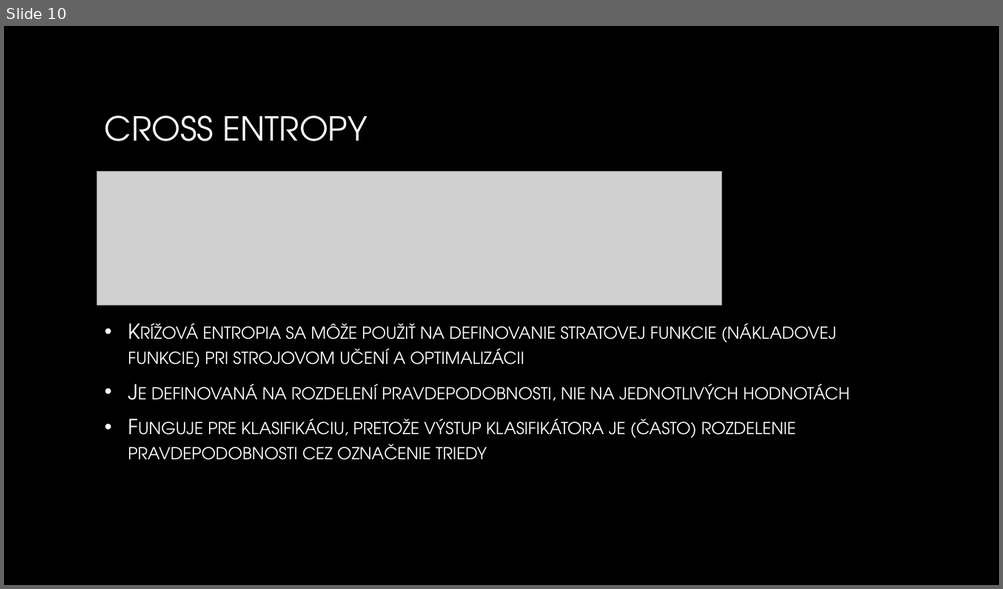
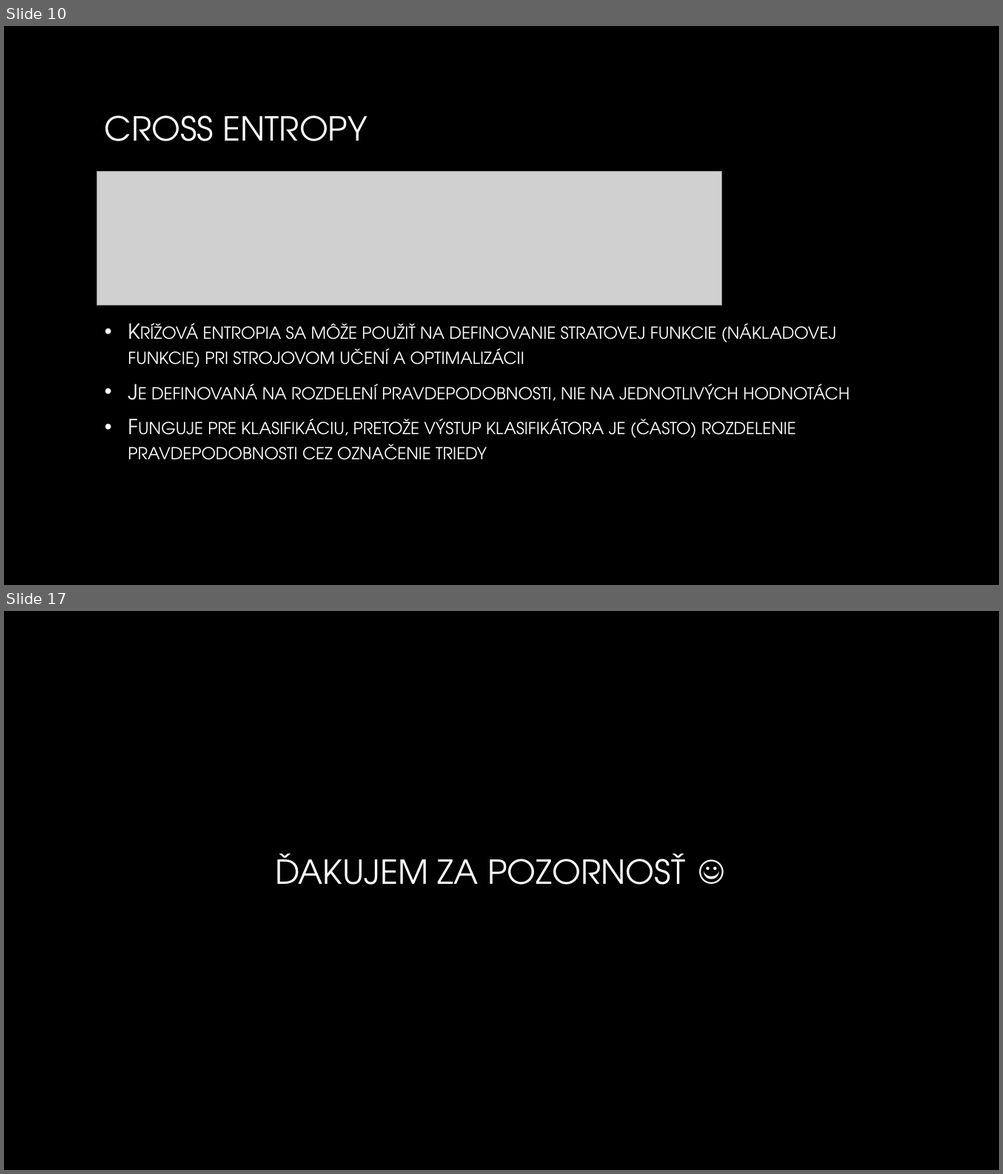
Before and after one commit to MatusVas/Vas_NS2019, a slide deck: Zoo Animal Classification.pptx. Shown one above the other, each under a label of ours: slide 10 before the commit, slides 10 and 17 after it; the slides between them are not shown. The pictures are 1003x589 and 1003x1174 pixels, drawn with LibreOffice and Linux fonts; fonts in the diff are those of the drawing; grey boxes stand for pictures; background and template pictures are left out. Boxes give left, top, right and bottom in pixels: in the first picture for what was removed or moved away, otherwise in the second. Text is boxed around its words. In the diff, an @@ line names an element or a change of style, - is before the commit and + after.

```diff
--- a/Zoo Animal Classification.pptx
+++ b/Zoo Animal Classification.pptx
@@ slide 17 added at bbox=[4, 611, 999, 1170], background picture (left out) @@
@@ title added at bbox=[275, 854, 685, 885], 32 pt, text gradient #FFFFFF to #A6A6A6 @@
+ĎAKUJEM ZA POZORNOSŤ ☺
```
Also in this commit, not shown: 3 slides changed, 4 other slides added, 1 slide removed.
